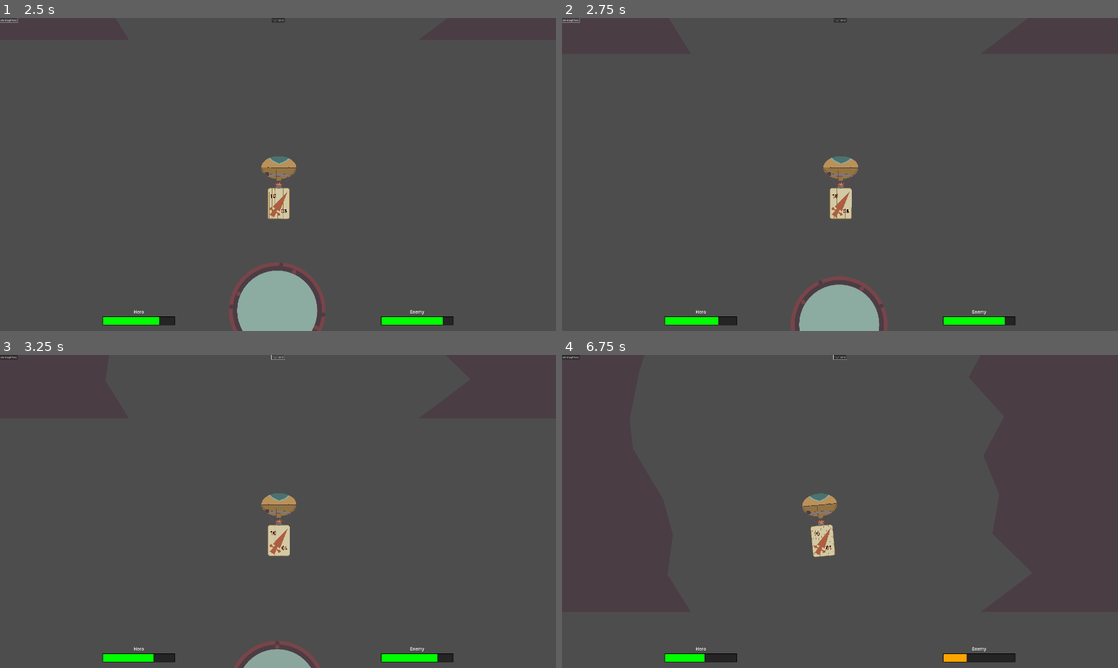
Above: before the commit, frames 1-4 (two rows, left to right).
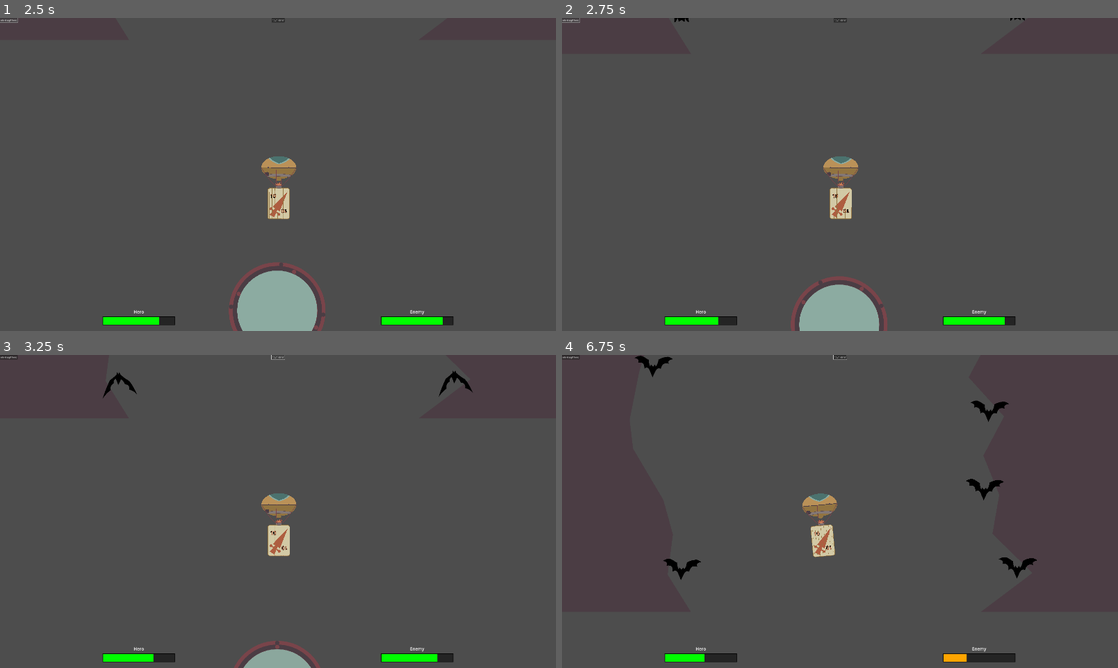
Above: after the commit, the same moments.

Repository: panorb/ludum-dare-53
Game: Godot game, scene res://world.tscn
Same seed, same stepped clock (60 frames per second), same inputs: the game is played once before the commit and once after it.
Inputs (mouse positions are in pixels of both pictures, inside the frame that each line leads up to):
- Up to frame 1 (2.5 s): click "ein knopf hero" at 0.5 s; click "novh einer" at 1.25 s; click "ein knopf hero" at 2 s
- Up to frame 2 (2.75 s): no input
- Up to frame 3 (3.25 s): click "novh einer" at 2.75 s
- Up to frame 4 (6.75 s): click "ein knopf hero" at 3.5 s; click "novh einer" at 4.25 s; tap Enter (ui_accept) at 5, 5.27, 6.02 s; move the mouse to (962, 495) at 5.02 s; press the mouse at (962, 495) at 5.03 s; move the mouse to (728, 527) at 5.77 s; release the mouse at (728, 527) at 5.78 s; click (728, 527) at 5.85 s; move the mouse to (895, 442) at 6.52 s; press the mouse at (895, 442) at 6.53 s

Frame 1 is identical in both runs. In frame 2, less than 0.1% of the frame differs, in the area x 20-84%, y 0-2%; in frame 3, 0.2%; in frame 4, 0.7%, in the area x 13-86%, y 0-72%.

Commit message:
Add Bat creation

Diff:
--- a/godot/autoloads/globals.gd
+++ b/godot/autoloads/globals.gd
@@ -13,3 +13,6 @@
 const CAVE_SYM_VAR = 100
 const CAVE_ASYM_VAR = 300
 const CAVE_HORIZONTAL_VAR = 60
+
+const BAT_SPAWN_DISTANCE = 100
+const BAT_RARENESS = 3
--- a/godot/game/cave/cave.gd
+++ b/godot/game/cave/cave.gd
@@ -3,17 +3,23 @@
 var globals = preload("res://autoloads/globals.gd")
 
 var segment = load("res://game/cave_segment/cave_segment.tscn")
+var bat = load("res://game/cave/obstacles/bat/bat.tscn")
 
 @onready var background_audio = $BackgroundAudioStreamPlayer
 
 var starting_position = Vector2(globals.SCREEN_WIDTH / 2 - globals.GUARANTEED_CAVE_WIDTH / 2, globals.SCREEN_WIDTH / 2 + globals.GUARANTEED_CAVE_WIDTH / 2)
 var iterations = 0
 var walls = []
+var bats = []
 
 # Called when the node enters the scene tree for the first time.
 func _ready() -> void:
 	for i in globals.MAX_CAVE_ITERATIONS:
 		new_cave_segment()
+	for wall in walls:
+		for bat_spawn_position in wall.bat_spawn_positions:
+			if 1 >= randf_range(0, globals.BAT_RARENESS):
+				create_bat(bat_spawn_position + wall.position)
 	start_background_music()
 
 func new_cave_segment() -> void:
@@ -32,11 +38,18 @@
 	walls[0].position.y = walls.back().position.y - globals.SCREEN_HEIGHT
 	starting_position = walls[0].create_cave_walls(starting_position)
 
+func create_bat(bat_spawn_position) -> void:
+	var instance = bat.instantiate()
+	add_child(instance)
+	instance.position = bat_spawn_position
+	bats.append(instance)
+
 # Called every frame. 'delta' is the elapsed time since the previous frame.
 func _process(_delta) -> void:
-	if walls[0].global_position.y > globals.SCREEN_HEIGHT && iterations < globals.MAX_CAVE_ITERATIONS:
-		redraw_cave_segment()
-		walls.append(walls.pop_front())
+	pass
+	#if walls[0].global_position.y > globals.SCREEN_HEIGHT && iterations < globals.MAX_CAVE_ITERATIONS:
+	#	redraw_cave_segment()
+	#	walls.append(walls.pop_front())
 
 func start_background_music() -> void:
 	background_audio.play()
--- a/godot/game/cave_segment/cave_segment.gd
+++ b/godot/game/cave_segment/cave_segment.gd
@@ -11,6 +11,7 @@
 @onready var segment_right = get_node("SegmentRight")
 @onready var collision_segment_right = get_node("CollisionSegmentRight")
 
+var bat_spawn_positions = []
 
 func _ready() -> void:
 	pass
@@ -70,6 +71,8 @@
 		y_positions = add_horizontal_offsets(y_positions, samplenumber)
 		left_column.append(Vector2(x_positions[0], y_positions[0]))
 		right_column.append(Vector2(x_positions[1], y_positions[1]))
+		bat_spawn_positions.append(Vector2(x_positions[0] + globals.BAT_SPAWN_DISTANCE, y_positions[0]))
+		bat_spawn_positions.append(Vector2(x_positions[1] - globals.BAT_SPAWN_DISTANCE, y_positions[1]))
 
 	segment_left.polygon = PackedVector2Array(left_column)
 	collision_segment_left.polygon = PackedVector2Array(left_column)
